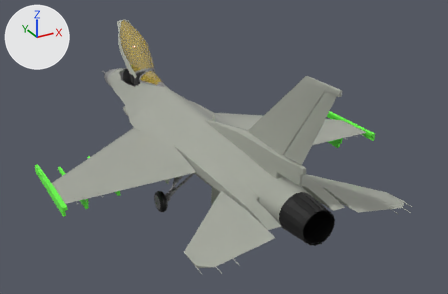
An edit to the FBX model Environment/Object Files/Jets/F-16/F-16.fbx, drawn before and after from the same camera.
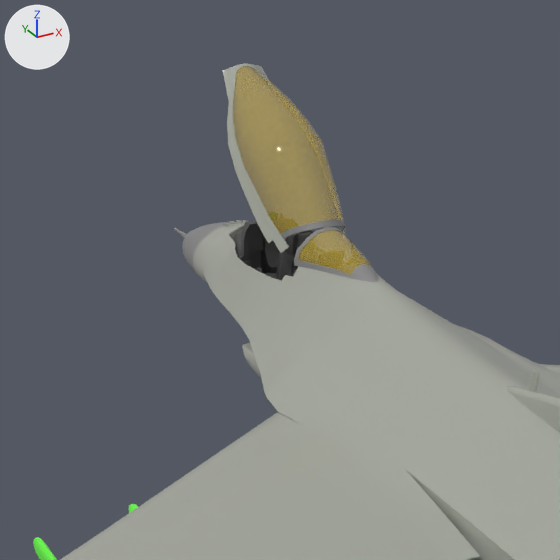
Each version is shown whole from a camera (50 mm lens) standing at (-37.7, -78.3, 45.3) and looking at (4.7, -1.0, 6.7), then close up on the part from 11% to 49% of the width and 0% to 59% of the height. Every picture has the same lights, and +X, +Y and +Z are marked at upper left. Where no turn or scale is listed for an object, it has been applied to the vertices.

Script lines for the objects in view, before the commit:
```python
me_cube_070 = bpy.data.meshes.new('Cube.070')
me_cube_070.from_pydata(...)  # 310 vertices, 312 faces; spans x -2.47..2.47, y 0.0..12.48, z -3.53..0.29
# faces by material slot: [142, 140, 30]
me_cube_070.materials.append(mat_body_material)  # grey #a4a89d
me_cube_070.materials.append(mat_glass_material)  # yellow #e7c950
me_cube_070.materials.append(mat_window_metal_material)  # grey #848484
me_cube_072 = bpy.data.meshes.new('Cube.072')
me_cube_072.from_pydata(...)  # 3546 vertices, 3504 faces; spans x -23.5..23.5, y -31.3..42.7, z -5.4..3.5
# faces by material slot: [2682, 284, 348, 80, 110]
me_cube_072.materials.append(mat_body_material)  # grey #a4a89d
me_cube_072.materials.append(mat_thruster_material)  # black #0d0d0d
me_cube_072.materials.append(mat_window_metal_material)  # grey #848484
me_cube_072.materials.append(mat_wheel_cabin)  # black #000000
me_cube_072.materials.append(mat_cockpit_metal)  # dark grey #494949
me_cube_111 = bpy.data.meshes.new('Cube.111')
me_cube_111.from_pydata([(5.81, 1.09, 0.34), (5.81, 1.09, -0.29), (-5.81, -1.09, -0.13), (-5.81, -1.09, 0.08), (5.81, -3.06, 0.04), (-5.81, -3.06, 0.0), (5.81, -3.06, 0.06), (-5.81, -3.06, -0.01)], [], [(1, 4, 7, 2), (6, 0, 3, 5), (6, 5, 7, 4), (5, 3, 2, 7), (2, 3, 0, 1), (4, 1, 0, 6)])
me_cube_111.materials.append(mat_body_material)  # grey #a4a89d
ob_cockpit_door = bpy.data.objects.new('Cockpit Door', me_cube_070)
ob_cockpit_door.location = (0.0, 16.62, 15.07)
ob_cockpit_door.rotation_euler = (0.768, 0.0, 0.0)  # degrees (44, 0, 0)
ob_f_16 = bpy.data.objects.new('F-16 ', me_cube_072)
ob_f_16.location = (0.0, 0.15, 10.36)
ob_wing_left_control = bpy.data.objects.new('wing_left_control', me_cube_111)
ob_wing_left_control.location = (-12.72, -9.38, 9.61)
# also in view: 'Chair Backrest' at (0.0, 20.8, 11.8); 'Cockpit' at (0.0, 19.7, 11.7); 'tail_fin' at (0.0, -15.6, 13.8); 'Cockpit Rear' at (0.0, 13.8, 14.0)
```
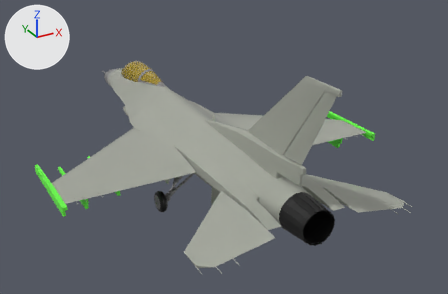
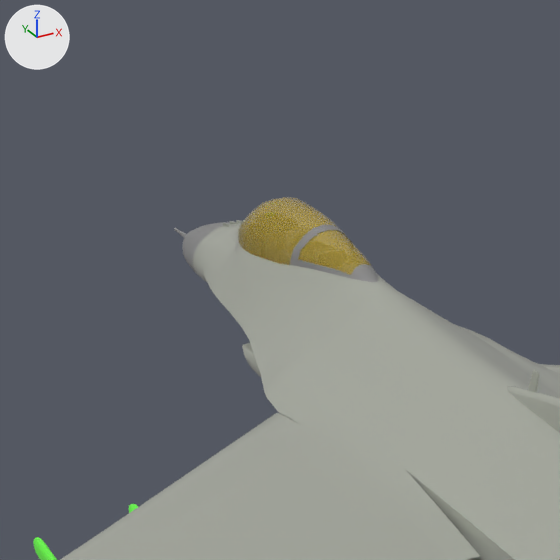
The change, as a diff of the scene's bpy script:
```diff
--- a/Environment/Object Files/Jets/F-16/F-16.fbx.py
+++ b/Environment/Object Files/Jets/F-16/F-16.fbx.py
@@ ob_cockpit_door @@
 ob_cockpit_door.location = (0.0, 16.62, 15.07)
-ob_cockpit_door.rotation_euler = (0.768, 0.0, 0.0)  # degrees (44, 0, 0)
```

What differs and where, as boxes [x1, y1, x2, y2] in the close-ups (560 x 560 px):
'Cockpit Door', turned
    before: [223, 64, 346, 253]
    after: [228, 197, 343, 281]
'Cockpit', unchanged, covered by the edit
    before: [233, 220, 297, 277]
